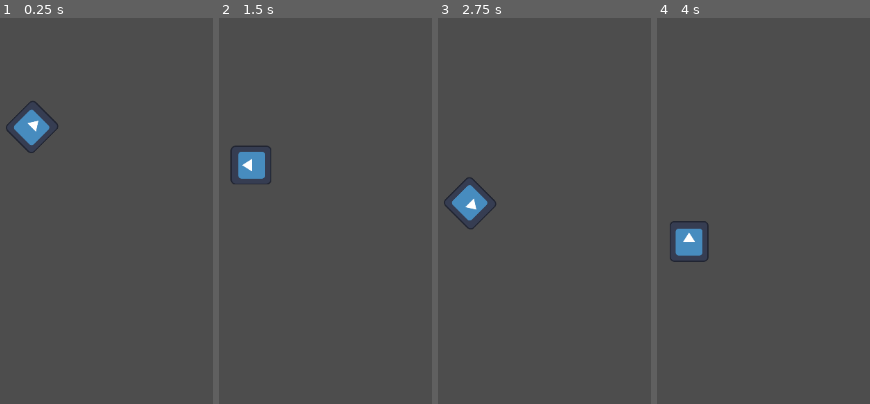
Above: before the commit, frames 1-4 (left to right).
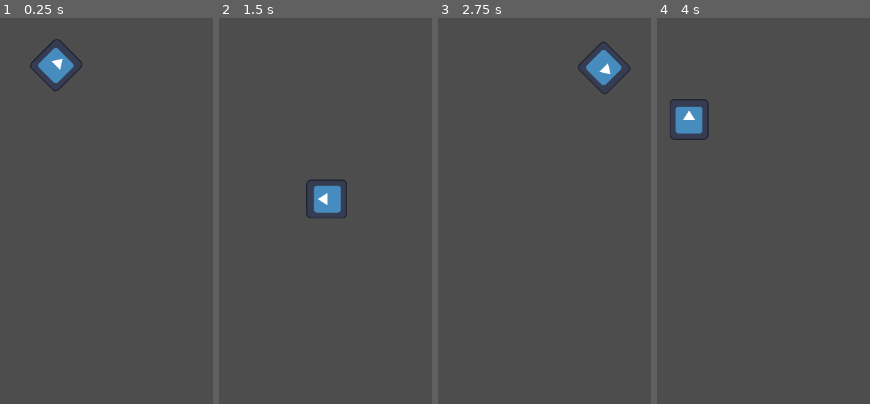
Above: after the commit, the same moments.

Repository: AndrewMilburn/GD_Scripting
Game: Godot game, scene res://sprite_2d.tscn
Same seed, same stepped clock (60 frames per second), same inputs: the game is played once before the commit and once after it. The engine's default icon, where the game draws it, is replaced by a stand-in: a white triangle on a blue panel in a dark square.
Inputs:
- Up to frame 1 (0.25 s): no input
- Up to frame 2 (1.5 s): no input
- Up to frame 3 (2.75 s): no input
- Up to frame 4 (4 s): no input

The runs differ from the first frame. In frame 1, 2.4% of the frame differs, in the area x 2-39%, y 5-35%; in frame 2, 2.3%; in frame 3, 2.4%; in frame 4, 2.5%, in the area x 6-25%, y 20-64%.

Commit message:
Update rotating.gd
Giving Mr Robot a circular motion

Diff:
--- a/Scripts/rotating.gd
+++ b/Scripts/rotating.gd
@@ -1,12 +1,11 @@
 extends Sprite2D
 
-var angular_speed = PI
+var speed = 400
 var rotation_speed = PI
-
+var velocity: Vector2 = Vector2(0,0)
 
 func _process(delta: float) -> void:
-	var velocity = Vector2.UP * 50
 
 	rotation += rotation_speed * delta
-
-	position += velocity.rotated(angular_speed) * delta
+	velocity = Vector2.UP.rotated(rotation) * speed
+	position += velocity * delta
